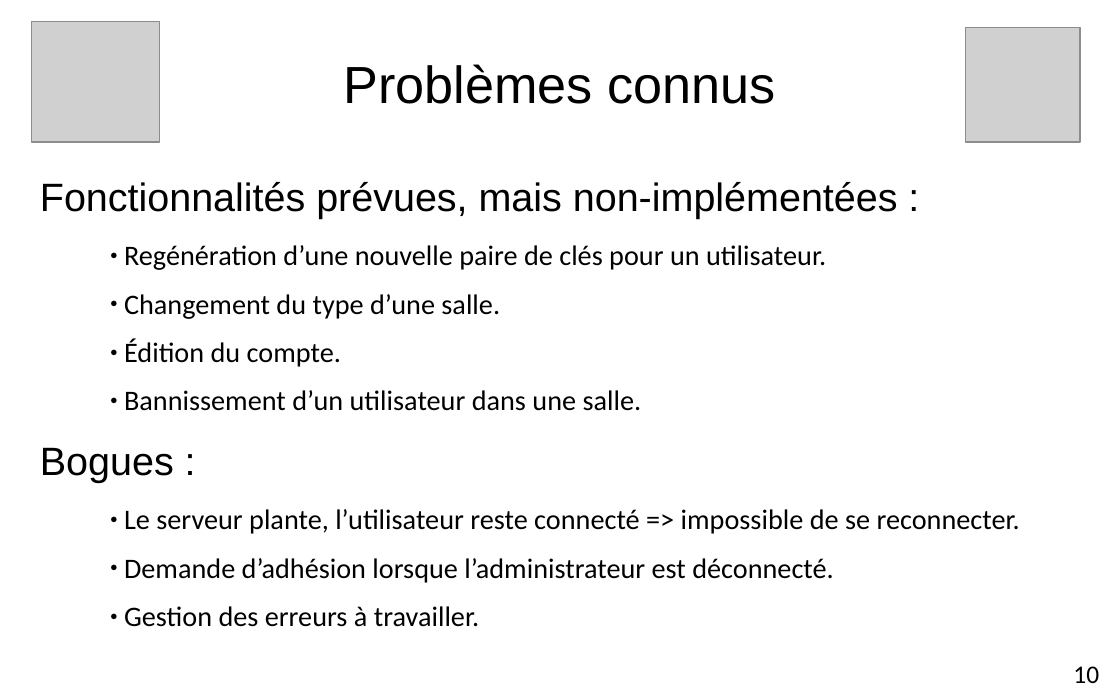
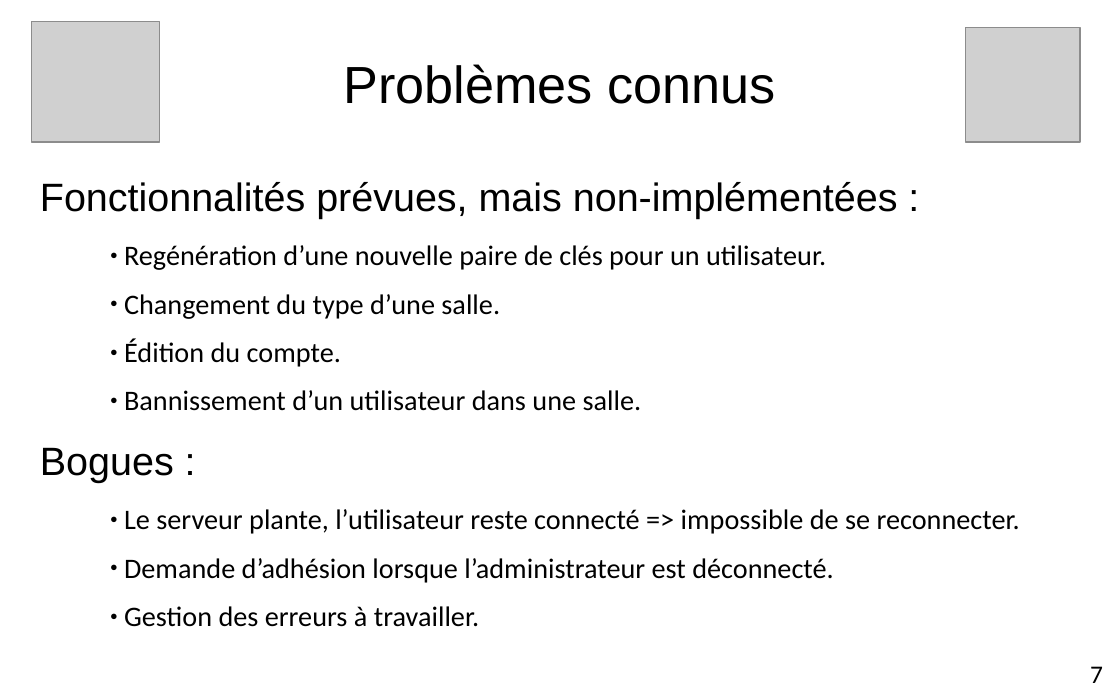
Before and after one commit to edri/ProjetChat2015, a slide deck: slide 8 of Documentation/Présentation/Projet de semestre.pptx. Drawn at 1120x700 pixels with LibreOffice and Linux fonts; fonts in the diff are those of the drawing; grey boxes stand for pictures; background and template pictures are left out. Boxes give left, top, right and bottom in pixels: in the first picture for what was removed or moved away, otherwise in the second. Text is boxed around its words. In the diff, an @@ line names an element or a change of style, - is before the commit and + after.

```diff
--- a/Documentation/Présentation/Projet de semestre.pptx
+++ b/Documentation/Présentation/Projet de semestre.pptx
@@ text removed at (1073,666,1099,683) @@
-10
@@ text added at (1090,666,1103,683), 18 pt, text #000000 @@
+7
```
Also in this commit, not shown: 3 other slides changed, 2 other files.
